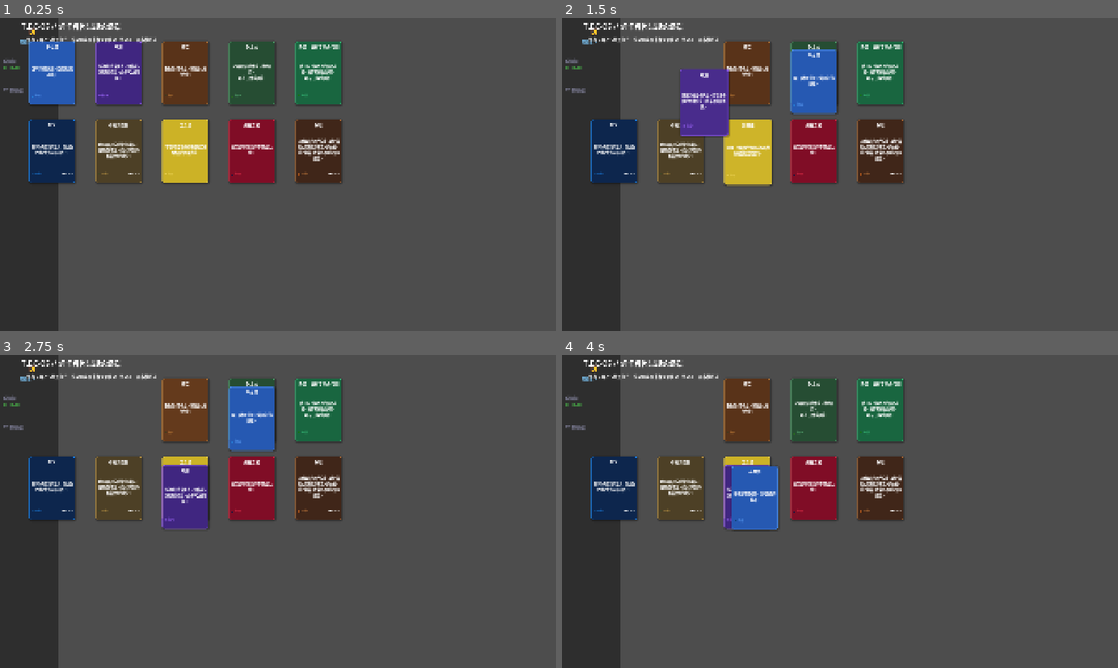
Above: before the commit, frames 1-4 (two rows, left to right).
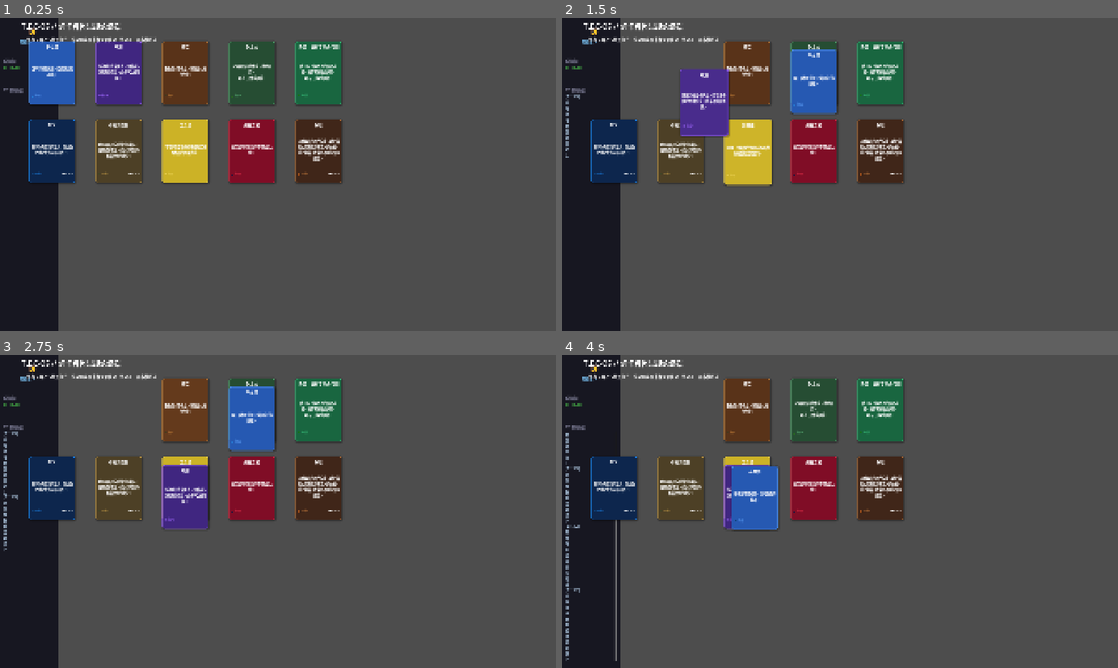
Above: after the commit, the same moments.

Repository: ChrisUtada/tec3g
Game: Godot game, scene res://main.tscn
Two runs of this game, one before a commit and one after it. Both use one fixed random seed, a clock stepped at 60 frames per second and the inputs below.
Inputs (mouse positions are in pixels of both pictures, inside the frame that each line leads up to):
- Up to frame 1 (0.25 s): no input
- Up to frame 2 (1.5 s): tap Enter at 0.5 s; drag from (612, 74) to (895, 105) at 0.52 s; drag from (678, 74) to (812, 237) at 1.27 s
- Up to frame 3 (2.75 s): move the mouse to (183, 411) at 2.02 s; click (183, 411) at 2.17 s
- Up to frame 4 (4 s): tap Space at 2.75 s; drag from (812, 411) to (673, 464) at 2.77 s; click "✕" at 3.5 s

The runs differ from the first frame. In frame 2, 0.1% of the frame differs, in the area x 0-4%, y 24-45%; in frame 3, 0.2%; in frame 4, 0.4%, in the area x 0-10%, y 24-98%.
Error before the commit: Cannot call method 'add_child' on a null value. (res://scripts/ui/sidebar.gd:24)

Commit message:
fix: sidebar node paths and Panel->ColorRect

Diff:
--- a/scenes/ui/sidebar.tscn
+++ b/scenes/ui/sidebar.tscn
@@ -8,7 +8,7 @@
 offset_bottom = 1080.0
 script = ExtResource("1")
 
-[node name="Panel" type="Panel" parent="."]
+[node name="Panel" type="ColorRect" parent="."]
 layout_mode = 1
 anchors_preset = 15
 anchor_right = 1.0
--- a/scripts/ui/sidebar.gd
+++ b/scripts/ui/sidebar.gd
@@ -3,7 +3,7 @@
 @onready var avatar_label: Label = $Panel/AvatarSection/IconLabel
 @onready var name_label: Label = $Panel/AvatarSection/NameLabel
 @onready var time_label: Label = $Panel/TimeSection/TimeLabel
-@onready var news_container: VBoxContainer = $Panel/NewsSection/NewsContainer
+@onready var news_container: VBoxContainer = $Panel/NewsSection/ScrollContainer/NewsContainer
 @onready var scroll: ScrollContainer = $Panel/NewsSection/ScrollContainer
 
 
